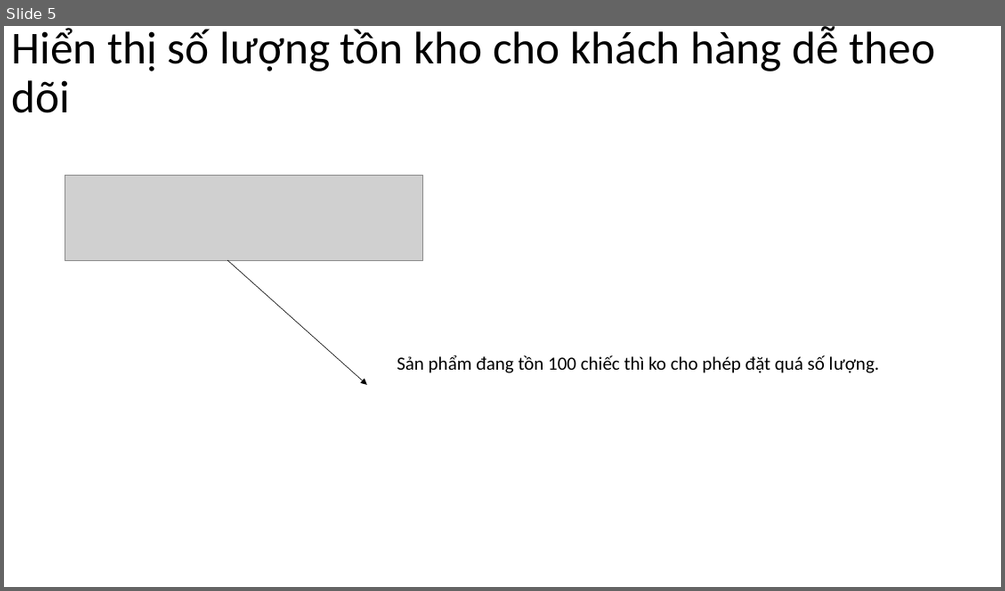
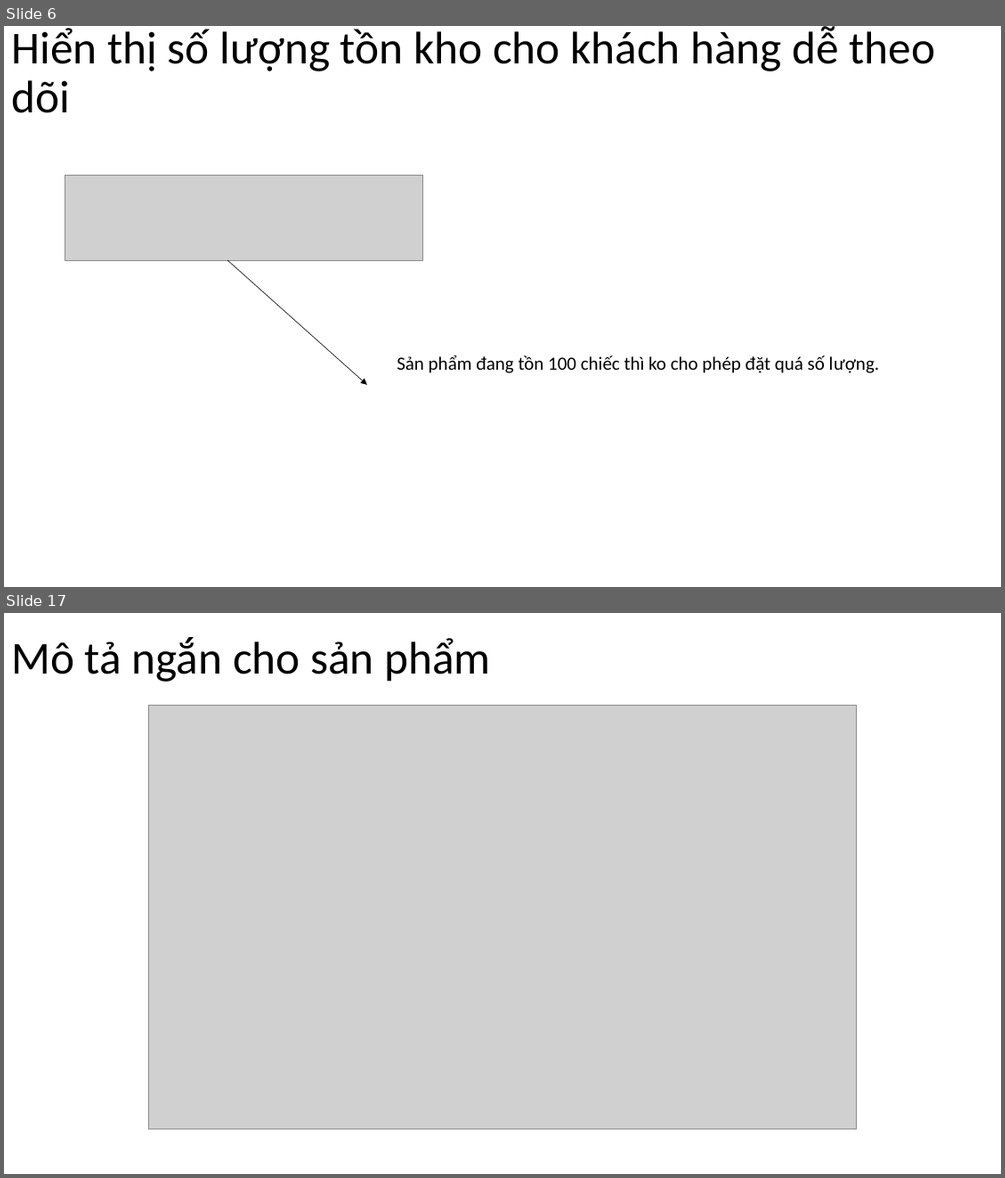
Before and after one commit to DangVanDoan05/WordPress, a slide deck: Woocommerce Toàn Tập A - Z.pptx. Shown one above the other, each under a label of ours: slide 5 before the commit, slides 6 and 17 after it; the slides between them are not shown. The pictures are 1005x591 and 1005x1178 pixels, drawn with LibreOffice and Linux fonts; fonts in the diff are those of the drawing; grey boxes stand for pictures. Boxes give left, top, right and bottom in pixels: in the first picture for what was removed or moved away, otherwise in the second. Text is boxed around its words. In the diff, an @@ line names an element or a change of style, - is before the commit and + after.

```diff
--- a/Woocommerce Toàn Tập A - Z.pptx
+++ b/Woocommerce Toàn Tập A - Z.pptx
@@ slide 17 added at (x1=4, y1=613, x2=1001, y2=1174), background #FFFFFF @@
@@ title added at (x1=11, y1=637, x2=490, y2=682), 44 pt, text #000000 @@
+Mô tả ngắn cho sản phẩm
@@ picture added at (x1=148, y1=705, x2=857, y2=1128) @@
@@ what was slide 5 is now slide 6 @@
```
Also in this commit, not shown: 2 slides changed, 12 other slides added, 2 slides removed, 1 other file.
